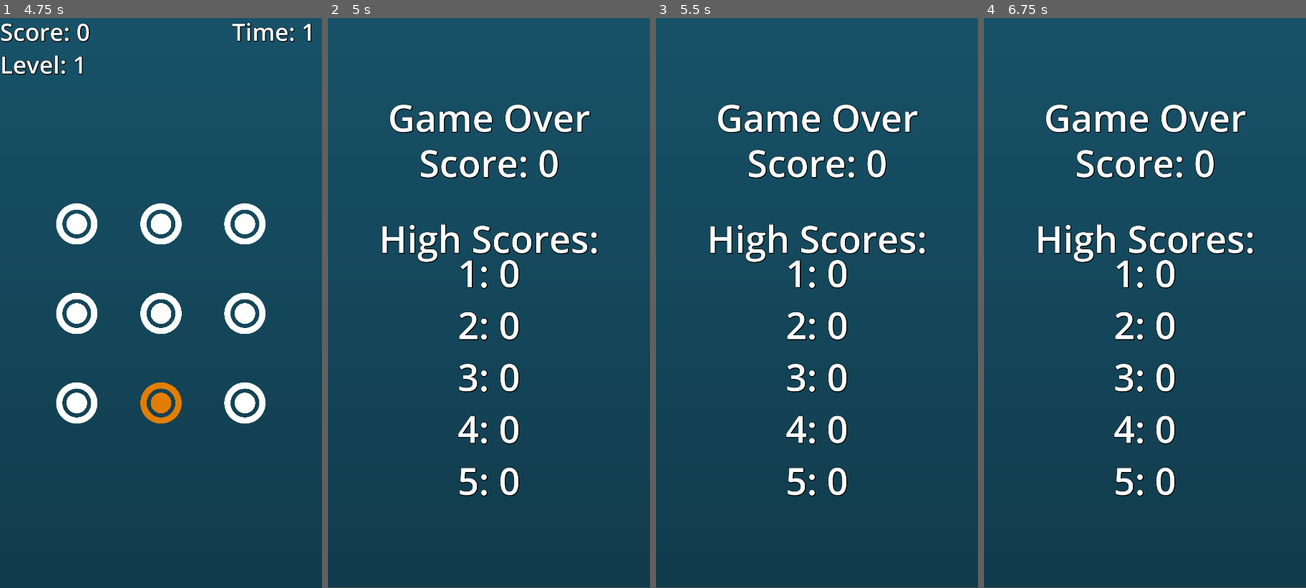
Above: before the commit, frames 1-4 (left to right).
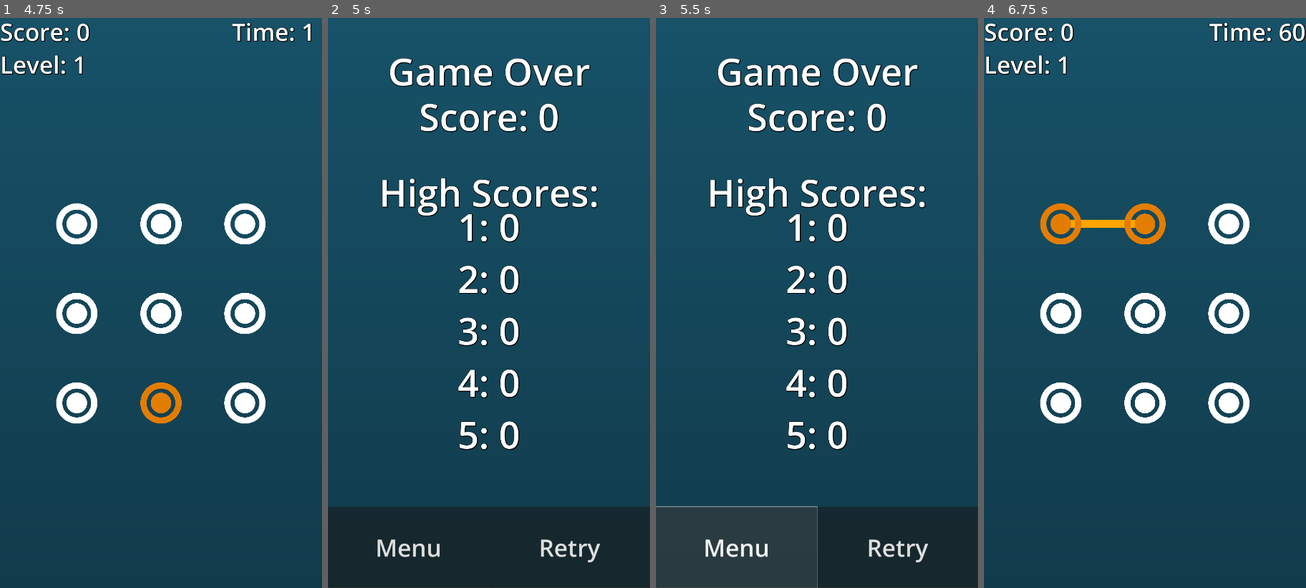
Above: after the commit, the same moments.

Repository: tJamesD/dot-line-matcher
Game: Godot game, scene res://Scenes/main.tscn
Two runs of this game, one before a commit and one after it. Both use one fixed random seed, a clock stepped at 60 frames per second and the inputs below.
Inputs (mouse positions are in pixels of both pictures, inside the frame that each line leads up to):
- Up to frame 1 (4.75 s): tap Enter at 0.5, 2.75, 4.25 s; move the mouse to (77, 223) at 0.52 s; tap Space at 1.25, 3.5 s; move the mouse to (161, 223) at 1.27 s; move the mouse to (244, 223) at 2.02 s; move the mouse to (77, 314) at 2.77 s; move the mouse to (161, 314) at 3.52 s; move the mouse to (244, 314) at 4.27 s
- Up to frame 2 (5 s): no input
- Up to frame 3 (5.5 s): click (736, 548) at 5 s, where only the run after the commit has a clickable "Menu"
- Up to frame 4 (6.75 s): click (1225, 548) at 5.75 s, where only the run after the commit has a clickable "Retry"; tap Space at 6.5 s; move the mouse to (1161, 303) at 6.52 s

Frame 1 is identical in both runs. In frame 2, 24% of the frame differs, in the area x 0-100%, y 7-100%; in frame 3, 17%; in frame 4, 12%.

Commit message:
orientaiton now working correctly

Diff:
--- a/Scenes/game_over.gd
+++ b/Scenes/game_over.gd
@@ -34,3 +34,8 @@
 					  "3: " + str(int(scores[2])) + "\n" + \
 					  "4: " + str(int(scores[3])) + "\n" + \
 					  "5: " + str(int(scores[4])) + "\n"
+
+
+
+func _on_retry_pressed() -> void:
+	get_tree().change_scene_to_file("res://Scenes/main.tscn")
--- a/Scenes/game_over.tscn
+++ b/Scenes/game_over.tscn
@@ -60,9 +60,9 @@
 anchor_left = 0.5
 anchor_right = 0.5
 offset_left = -339.5
-offset_top = 257.0
+offset_top = 102.0
 offset_right = 339.5
-offset_bottom = 602.0
+offset_bottom = 447.0
 grow_horizontal = 2
 text = "Game Over
 "
@@ -77,9 +77,9 @@
 anchor_right = 0.5
 anchor_bottom = 0.5
 offset_left = -214.0
-offset_top = -638.0
+offset_top = -793.0
 offset_right = 214.0
-offset_bottom = -293.0
+offset_bottom = -448.0
 grow_horizontal = 2
 grow_vertical = 2
 text = "Score: "
@@ -94,9 +94,9 @@
 anchor_right = 0.5
 anchor_bottom = 0.5
 offset_left = -369.0
-offset_top = -297.0
+offset_top = -452.0
 offset_right = 370.0
-offset_bottom = -126.0
+offset_bottom = -281.0
 grow_horizontal = 2
 grow_vertical = 2
 text = "High Scores:"
@@ -111,9 +111,9 @@
 anchor_right = 0.5
 anchor_bottom = 0.5
 offset_left = -105.0
-offset_top = -95.0
+offset_top = -250.0
 offset_right = 105.0
-offset_bottom = 772.0
+offset_bottom = 617.0
 grow_horizontal = 2
 grow_vertical = 2
 text = "1: 0
@@ -124,3 +124,26 @@
 label_settings = SubResource("LabelSettings_ek8ke")
 horizontal_alignment = 1
 vertical_alignment = 1
+
+[node name="Menu" type="Button" parent="CanvasLayer"]
+anchors_preset = 2
+anchor_top = 1.0
+anchor_bottom = 1.0
+offset_top = -272.0
+offset_right = 540.0
+grow_vertical = 0
+theme_override_font_sizes/font_size = 80
+text = "Menu"
+
+[node name="Retry" type="Button" parent="CanvasLayer"]
+anchors_preset = 2
+anchor_top = 1.0
+anchor_bottom = 1.0
+offset_left = 540.0
+offset_top = -272.0
+offset_right = 1080.0
+grow_vertical = 0
+theme_override_font_sizes/font_size = 80
+text = "Retry"
+
+[connection signal="pressed" from="CanvasLayer/Retry" to="." method="_on_retry_pressed"]
--- a/Scenes/main.tscn
+++ b/Scenes/main.tscn
@@ -28,7 +28,16 @@
 height = 1920
 fill_to = Vector2(0, 2)
 
-[node name="Main" type="Node2D"]
+[node name="Control" type="Control"]
+layout_mode = 3
+anchors_preset = 15
+anchor_right = 1.0
+anchor_bottom = 1.0
+grow_horizontal = 2
+grow_vertical = 2
+size_flags_horizontal = 3
+size_flags_vertical = 3
+mouse_filter = 2
 
 [node name="CanvasLayer" type="CanvasLayer" parent="."]
 script = ExtResource("1_jjvhh")
@@ -60,14 +69,14 @@
 vertical_alignment = 1
 
 [node name="Background" type="Control" parent="."]
-layout_mode = 3
+layout_mode = 1
 anchors_preset = 15
 anchor_right = 1.0
 anchor_bottom = 1.0
-offset_right = 1080.0
-offset_bottom = 1920.0
 grow_horizontal = 2
 grow_vertical = 2
+size_flags_horizontal = 3
+size_flags_vertical = 3
 mouse_filter = 2
 
 [node name="BackgroundGradient" type="TextureRect" parent="Background"]
@@ -80,7 +89,6 @@
 mouse_filter = 2
 texture = SubResource("GradientTexture2D_jjgbg")
 expand_mode = 4
-stretch_mode = 6
 
 [node name="DotManager" type="Node2D" parent="."]
 script = ExtResource("1_bo1nx")
@@ -123,3 +131,5 @@
 [node name="Dot8" parent="DotManager" instance=ExtResource("1_jjgbg")]
 position = Vector2(821.5, 1300)
 scale = Vector2(0.184176, 0.184176)
+
+[node name="Main" type="Node2D" parent="."]
Not shown, changed: export_presets.cfg
Not shown, changed: APK/DotLineMatcher.apk
Not shown, changed: APK/DotLineMatcher.apk.idsig
